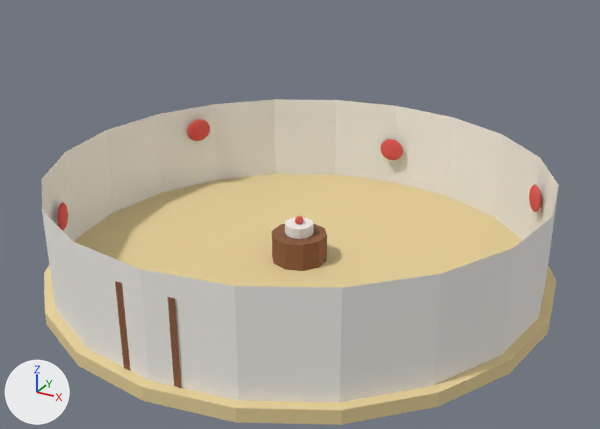
An edit to the glTF model public/models/room_house_b.glb, drawn before and after from the same camera.
Both versions are drawn from a 50 mm lens placed at (9.71, -17.62, 10.1), pointed at (0.22, -0.36, 1.47). Arrows for +X, +Y and +Z are at lower left; the lights stay in place. The picture after the commit comes second. Vertices at exactly the same position are counted once.

The older version as bpy lines, for what is in view:
```python
me_roomb = bpy.data.meshes.new('RoomB')
me_roomb.from_pydata(...)  # 572 vertices, 1058 faces; spans x -6.7..6.7, y -6.7..6.7, z -0.35..2.6
# faces by material slot: [76, 84, 38, 80, 780]
me_roomb.materials.append(mat_sand)  # beige #e8d29a
me_roomb.materials.append(mat_white)  # white #f5f2ec
me_roomb.materials.append(mat_trunk)  # brown #8a5a3b
me_roomb.materials.append(mat_bee_yellow)  # yellow #f2c649
me_roomb.materials.append(mat_mushroom)  # red #e0574f
ob_roomb = bpy.data.objects.new('RoomB', me_roomb)
ob_roomb.location = (0.0, 0.0, 0.0)
```
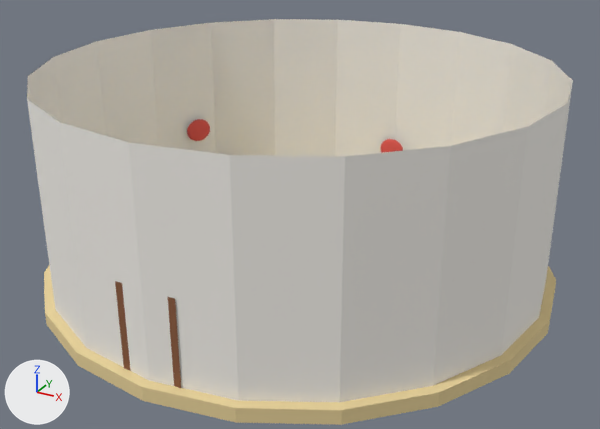
Boxes [x1, y1, x2, y2] around the edits, measured in the pictures (600 x 429 px; the box of a moved part takes in the faces that stretch with it):
'RoomB', reshaped (24% taller): before [42, 99, 559, 425]; after [27, 19, 573, 425]
part 1 of me_roomb, moved or reshaped: before [42, 99, 559, 290]; after [27, 19, 573, 290]

Diff of the bpy script that builds the scene:
```diff
--- a/public/models/room_house_b.glb.py
+++ b/public/models/room_house_b.glb.py
@@ me_roomb @@
 # used by ob_roomb; location = (0.0, 0.0, 0.0)
-me_roomb.from_pydata(...)  # 572 vertices, 1058 faces; spans x -6.7..6.7, y -6.7..6.7, z -0.35..2.6
+me_roomb.from_pydata(...)  # 572 vertices, 1058 faces; spans x -6.7..6.7, y -6.7..6.7, z -0.35..5.2
+# me_roomb part 1: all 20 vertices in x -6.45..6.45, y -6.45..6.45, z 2.6 are moved by (0.0, 0.0, 2.6)
 me_roomb.materials.append(mat_sand)
```
